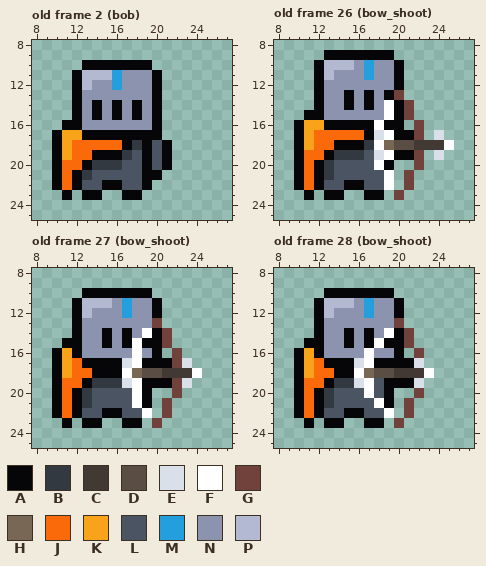
Pixel-art file, stored at assets/sprites/WIP/knight.aseprite. The picture above is the old version.
32x32 pixels, 37 frames. Colours within 5 levels of each other are drawn and written as one. Shown: old frame 2 (bob): x 8..27, y 8..25; old frame 26 (bow_shoot): x 8..27, y 8..25; old frame 27 (bow_shoot): x 8..27, y 8..25; old frame 28 (bow_shoot): x 8..27, y 8..25. The commit also changed other frames, which this record leaves out.
Visible layers, top first: "sword_swoop", "arrow", "bow", "main".
Palette (. is transparent): A #060608  B #333941  C #423934  D #5a4e44  E #dae0ea  F #ffffff  G #71413b  H #796755  J #fa6a0a  K #f9a31b  L #4a5462  M #249fde  N #8b93af  P #b3b9d1
Pixels before, old frame 2 (bob), first column x 10:
10 ...AAAAAAA..
11 ..APPPMNNNA.
12 ..APNNMNNNA.
13 ..ANNNNNNNA.
14 ..ANANANANA.
15 ..ANANANANA.
16 .AANNNNNNNA.
17 AKKAAAAAAAA.
18 AKJJJJJABALA
19 AKJJAAABLALA
20 AJJABBBLLALA
21 AJABLLLLLAA.
22 AJALLAALLA..
23 .A.AA..AA...
Pixels before, old frame 26 (bow_shoot), first column x 10:
 9 ...AAAAAAA......
10 ..APPPNMNNA.....
11 ..APNNNMNNA.....
12 ..ANNNNNNNA.....
13 ..ANNANANAG.....
14 ..ANNANANFAG....
15 .AANNNNNNFAG....
16 AKKAAAAAFAA.G...
17 AKJJJJJAEFAAG.E.
18 AKJJAAABFHDDCCCF
19 AJJABBBLEFAAG.E.
20 AJABLLLLFA..G...
21 AJABLLLLLF.G....
22 AJALLAALLF.G....
23 .A.AA..AA.G.....
Pixels before, old frame 27 (bow_shoot), first column x 10:
10 ...AAAAAAA.....
11 ..APPPNMNNA....
12 ..APNNNMNNA....
13 ..ANNNNNNNG....
14 ..ANNANANFAG...
15 .AANNANAFAAG...
16 AKANNNNNFNA.G..
17 AKJAAAAEFAAAGE.
18 AKJJAAAFHDDCCCF
19 AJJABBBEFAAAGE.
20 AJABLLLLFA..G..
21 AJABLLLLFA.G...
22 AJALLAALLF.G...
23 .A.AA..AA.G....
Pixels before, old frame 28 (bow_shoot), first column x 10:
10 ...AAAAAAA....
11 ..APPPNMNNA...
12 ..APNNNMNNA...
13 ..ANNNNNNNG...
14 ..ANNANANFAG..
15 .AANNANAFAAG..
16 AKANNNNFNNA.G.
17 AKJAAAEFAAAAE.
18 AKJJAAFHDDCCCF
19 AJJABBEFLAAAE.
20 AJABLLLFLA..G.
21 AJABLLLLFA.G..
22 AJALLAALLF.G..
23 .A.AA..AA.G...
Once edited:
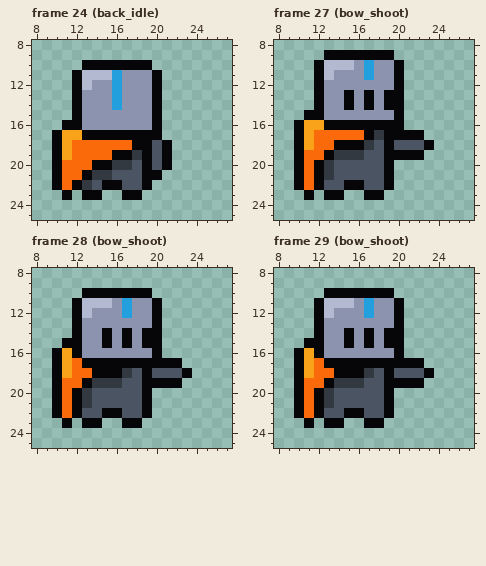
A new or re-ordered frame is compared with the old frame closest to it.
Message: Moved bow animation to its own sprite (should look the same)
From old to new:
frames 37 -> 38
layer "bow" now hidden
layer "arrow" now hidden
Changed rows in their new state; - is an unchanged pixel.
Frame 24 (back_idle) is new; against old frame 2 (bob), layer "main":
first column x 12:
13 ----M--
14 --N-M-N
15 --N-N-N
18 -----JA
19 --JJ-AB
20 -JAA-B-
21 JABB---
22 -B-----
Frame 27 (bow_shoot) against old frame 26 (bow_shoot):
first column x 18:
13 --A-----
14 -A-.----
15 -N-.----
16 A---.---
17 BA--A-.-
18 LALLLA..
19 LA--A-.-
20 L---.---
21 -A-.----
22 -A-.----
23 --.-----
Frame 28 (bow_shoot) against old frame 27 (bow_shoot):
first column x 17:
13 ---A----
14 --A-.---
15 -N--.---
16 -N---.--
17 AA---A.-
18 BLALLLA.
19 LL---A.-
20 -L---.--
21 -L--.---
22 --A-.---
23 ---.----
Frame 29 (bow_shoot) against old frame 28 (bow_shoot):
first column x 16:
13 ----A---
14 ---A-.--
15 --N--.--
16 -N----.-
17 AA----A-
18 ABLALLLA
19 BL----A-
20 -L----.-
21 --L--.--
22 ---A-.--
23 ----.---
